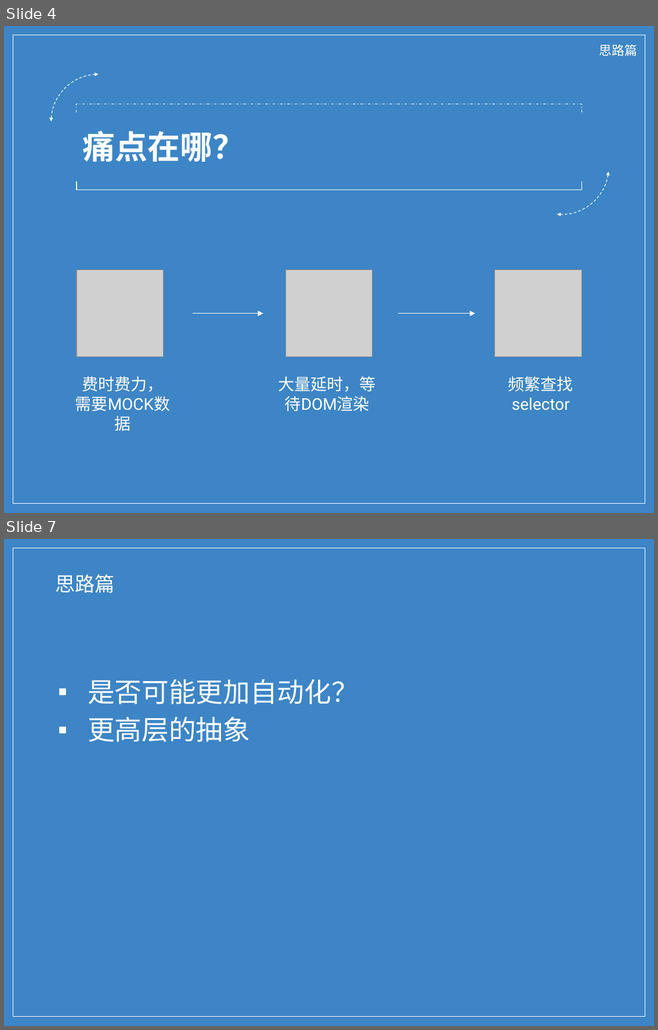
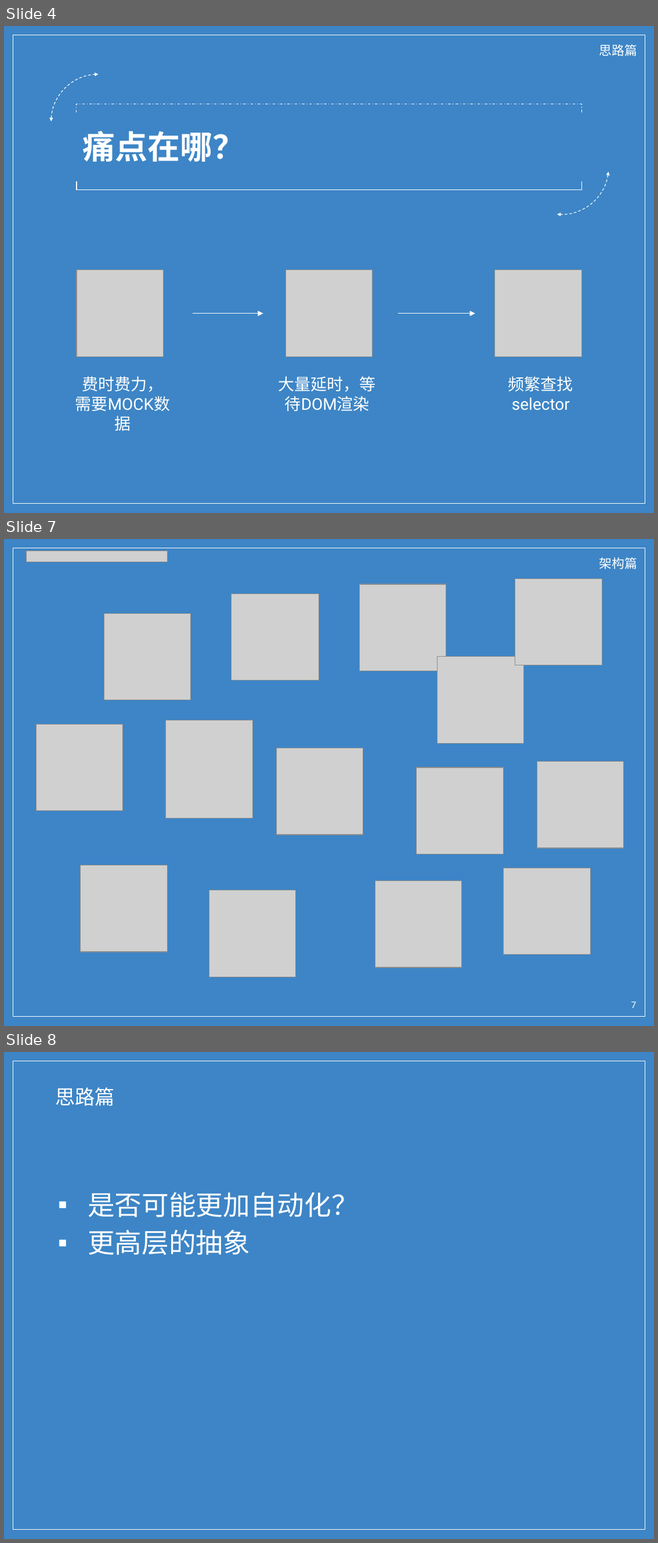
Before and after one commit to wu0792/ats_client, a slide deck: ext/share.pptx. Shown one above the other, each under a label of ours: slides 4 and 7 before the commit, slides 4, 7 and 8 after it; the slides between them are not shown. The pictures are 658x1030 and 658x1543 pixels, drawn with LibreOffice and Linux fonts; fonts in the diff are those of the drawing; grey boxes stand for pictures; background and template pictures are left out. Boxes give left, top, right and bottom in pixels: in the first picture for what was removed or moved away, otherwise in the second. Text is boxed around its words. In the diff, an @@ line names an element or a change of style, - is before the commit and + after.

```diff
--- a/ext/share.pptx
+++ b/ext/share.pptx
@@ slide 7 added at [4, 539, 654, 1026], background picture (left out); not listed: 1 template element that a slide beside it also shows @@
@@ picture added at [26, 551, 167, 562] @@
@@ text added at [599, 557, 637, 569], 14 pt, text #FFFFFF @@
+架构篇
@@ picture added at [360, 584, 446, 671] @@
@@ picture added at [514, 578, 601, 665] @@
@@ picture added at [231, 594, 318, 680] @@
@@ picture added at [104, 613, 190, 700] @@
@@ picture added at [437, 657, 524, 743] @@
@@ picture added at [36, 724, 122, 810] @@
@@ picture added at [166, 720, 252, 819] @@
@@ picture added at [276, 748, 362, 835] @@
@@ picture added at [536, 762, 623, 848] @@
@@ picture added at [416, 768, 503, 854] @@
@@ picture added at [81, 865, 167, 951] @@
@@ picture added at [503, 868, 590, 954] @@
@@ picture added at [375, 881, 461, 968] @@
@@ picture added at [209, 890, 296, 977] @@
@@ page number added at [631, 1002, 636, 1008], 10 pt, text #FFFFFF @@
+7
@@ what was slide 7 is now slide 8 @@
```
Also in this commit, not shown: 4 slides changed, 3 other files.
